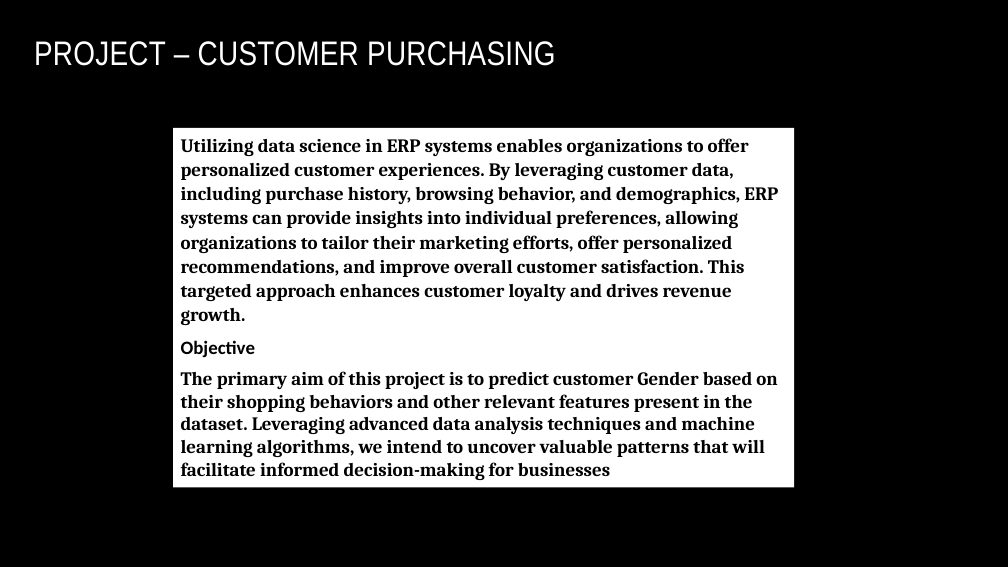
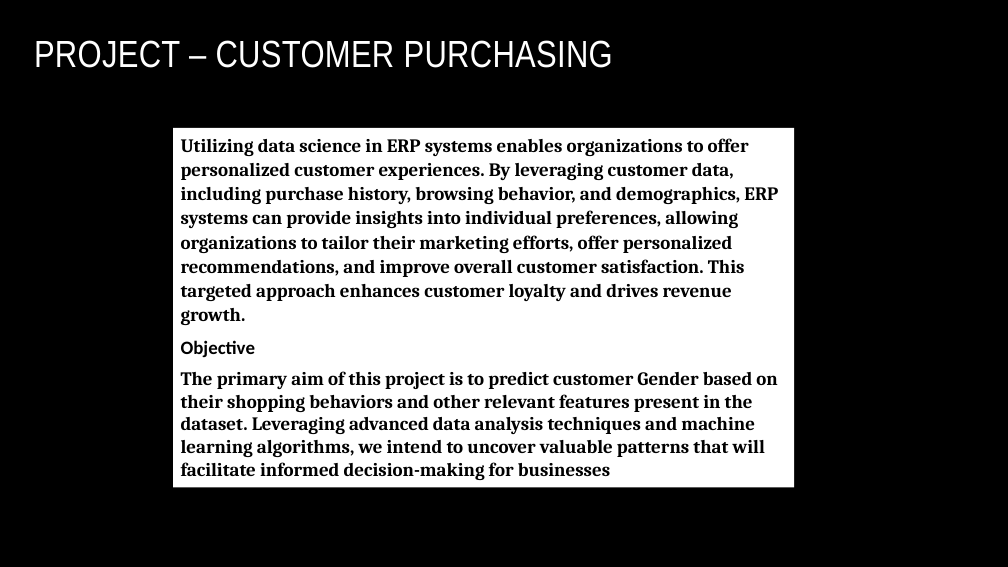
Before and after one commit to Becky139/Retail-Customer-Behavior-Analysis-using-Machine-Learning-Tableau, a slide deck: slide 2 of Team B Presentation.pptx. Drawn at 1008x567 pixels with LibreOffice and Linux fonts; fonts in the diff are those of the drawing; background and template pictures are left out. Boxes give left, top, right and bottom in pixels: in the first picture for what was removed or moved away, otherwise in the second. Text is boxed around its words. In the diff, an @@ line names an element or a change of style, - is before the commit and + after.

```diff
--- a/Team B Presentation.pptx
+++ b/Team B Presentation.pptx
@@ title "PROJECT – CUSTOMER PURCHASING" at (34,40,613,68): size 32.4 to 36 pt @@
```
Also in this commit, not shown: 3 other slides changed, 25 slides added.
